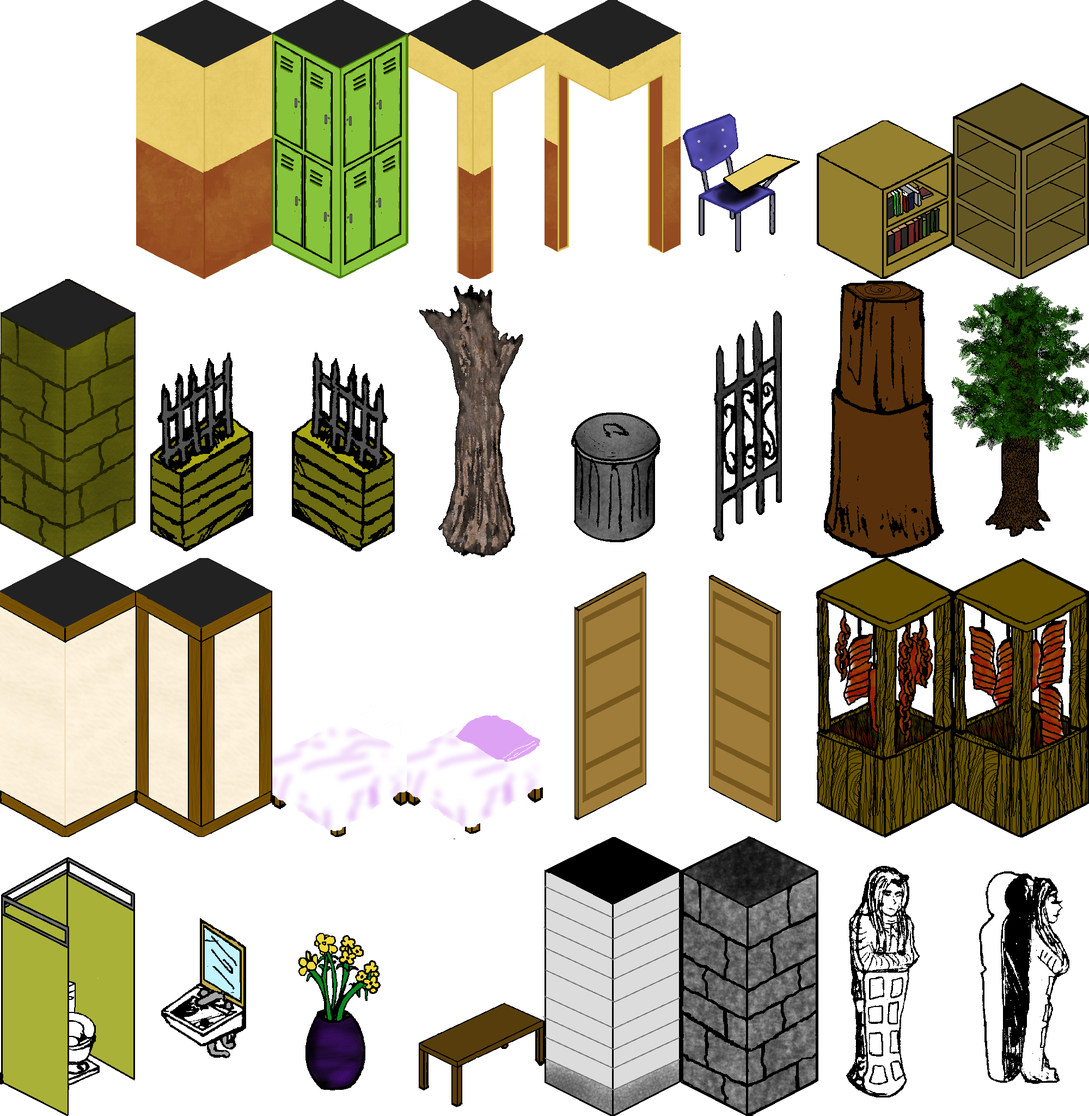
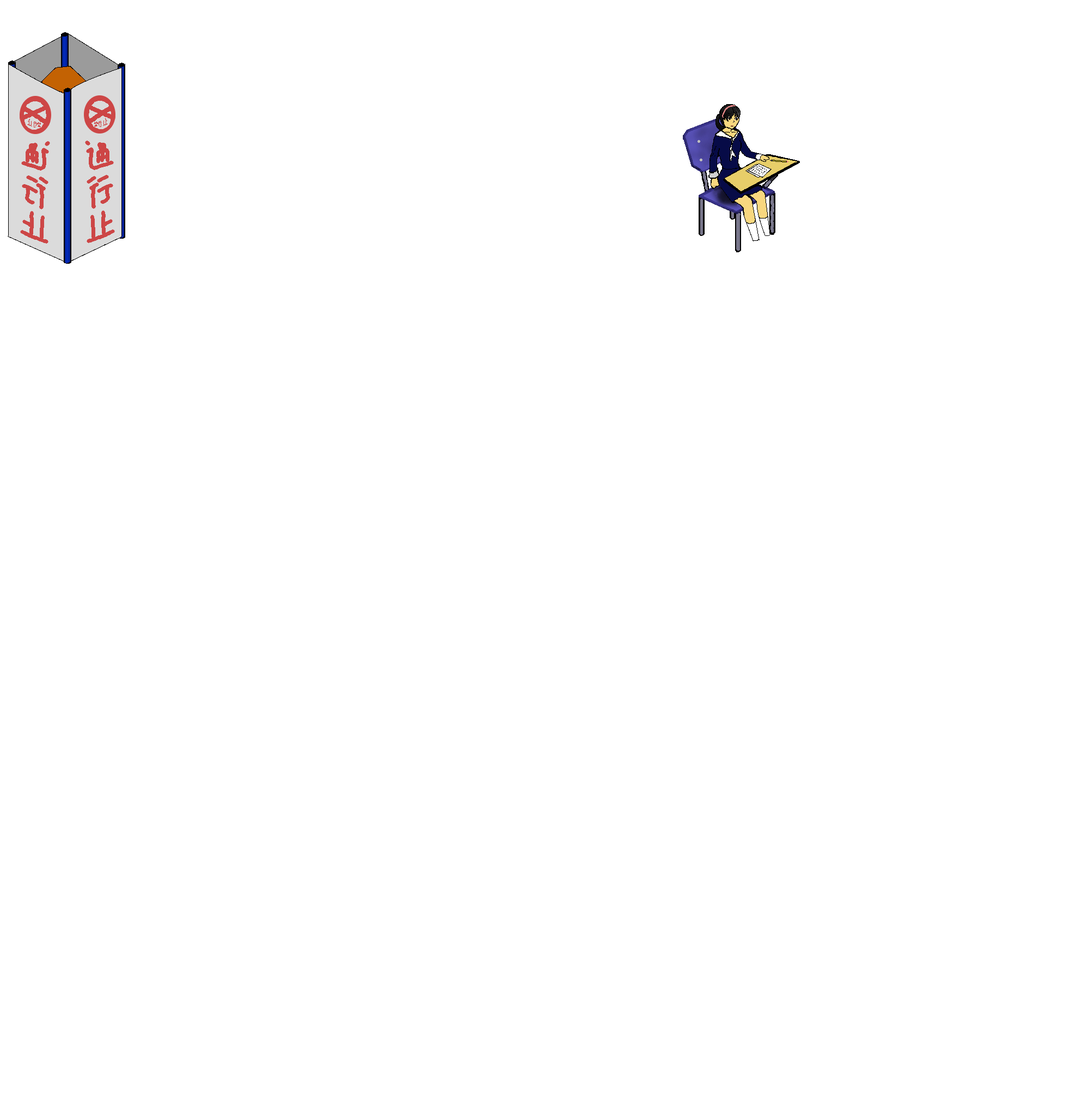
Layered file, before and after one edit (1089px x 1116px). Changes by layer:
showed "Pasted Layer", painted on it over [7, 32, 789, 264]
hid "walls250x512.png" over [0, 0, 1089, 1116]
